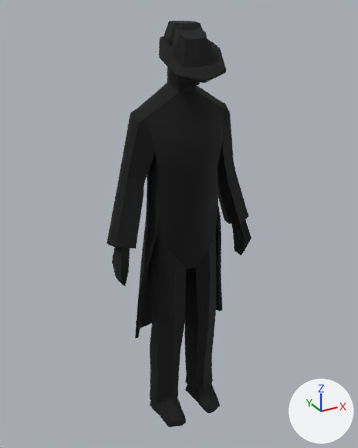
What one commit did to the FBX model Assets/Models/eduard@eduard_walkslow.FBX.
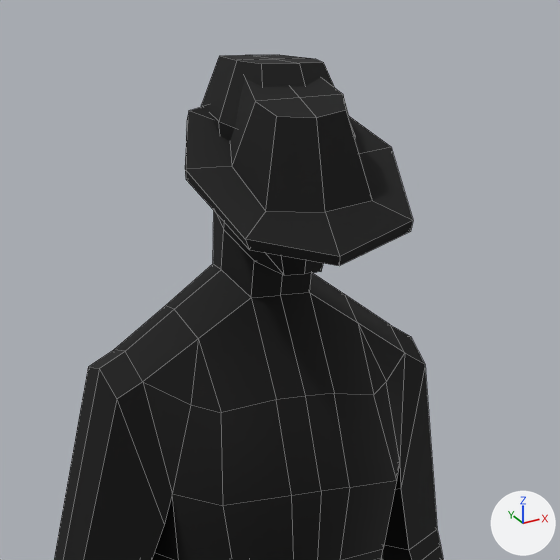
There are two pictures of each version: one whole from a 50 mm camera at (-1.0, -1.78, 1.922) aimed at (-0.013, 0.016, 1.024), one close up on the part from 29% to 75% of the width and 1% to 38% of the height. Arrows for +X, +Y and +Z are at lower right; the lights stay in place. The close-ups show mesh edges as thin lines. Where no turn or scale is listed for an object, it has been applied to the vertices.

Before the edit, the objects in view are built like this:
```python
me_box01 = bpy.data.meshes.new('Box01')
me_box01.from_pydata(...)  # 413 vertices, 412 faces; spans x -0.35..0.35, y -0.25..0.05, z -1.31..0.55
me_box01.materials.append(mat_black)  # black #000000
me_ncl1_1 = bpy.data.meshes.new('_ncl1_1')
me_ncl1_1.from_pydata(...)  # 41 vertices, 37 faces; spans x -0.116..0.124, y -0.129..0.142, z -0.105..0.085
me_ncl1_1.materials.append(mat_black)  # black #000000
ob_box01 = bpy.data.objects.new('Box01', me_box01)
ob_box01.location = (0.0, 0.094, 1.321)
ob_box02 = bpy.data.objects.new('Box02', me_ncl1_1)
ob_box02.location = (-0.014, -0.083, 1.773)
```
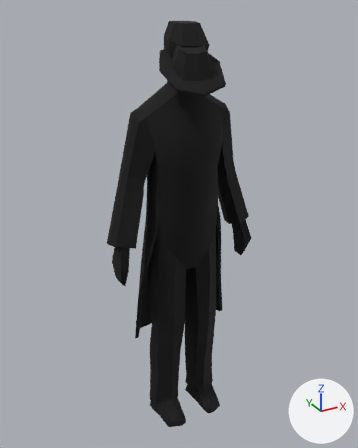
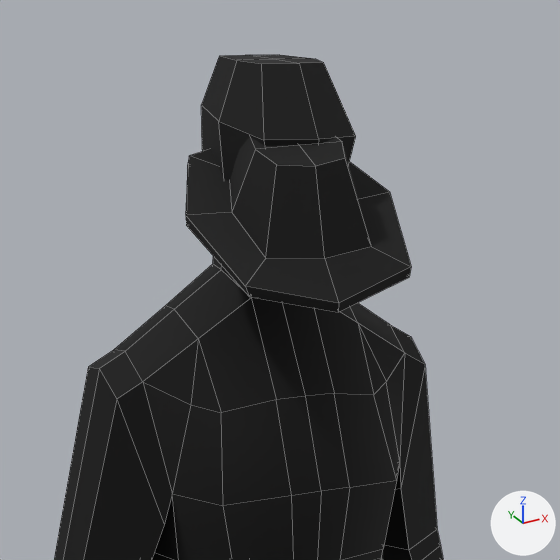
Where the change shows, as pixel boxes (x1, y1, x2, y2) in the close-ups (560 x 560 px):
```json
{"object": "Box02", "change": "moved", "before": [185, 78, 413, 266], "after": [186, 137, 411, 312]}
```

The change, as JSON lines over the scene's bpy script:
```json
{"op": "set", "path": "ob_box02.location", "old": "(-0.014, -0.083, 1.773)", "new": "(-0.014, -0.083, 1.724)"}
```
